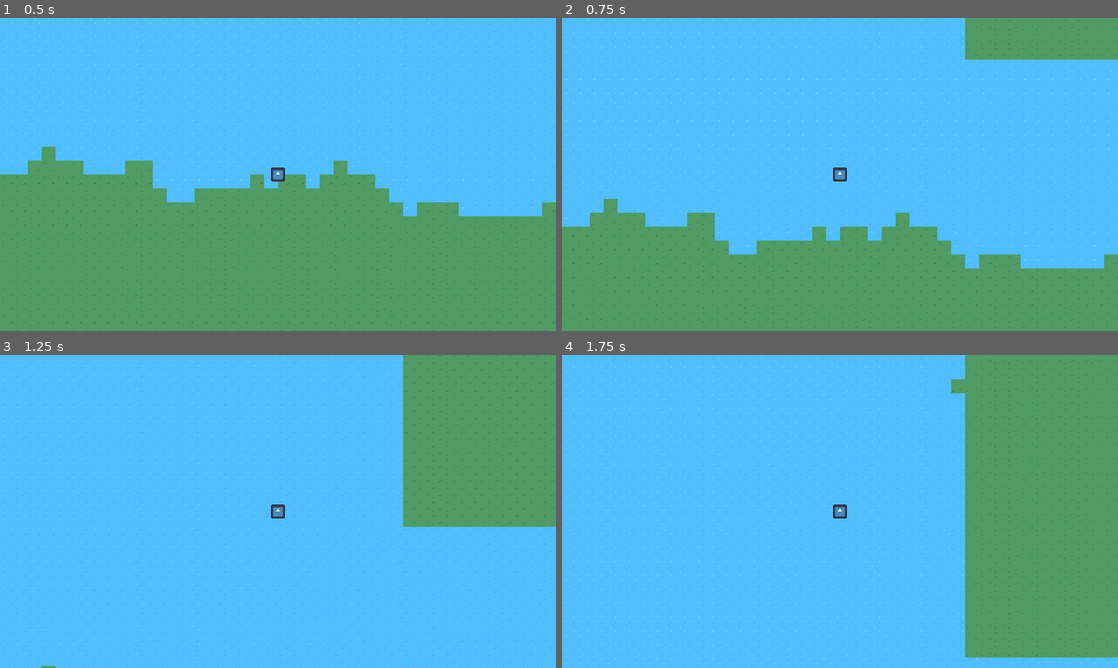
Above: before the commit, frames 1-4 (two rows, left to right).
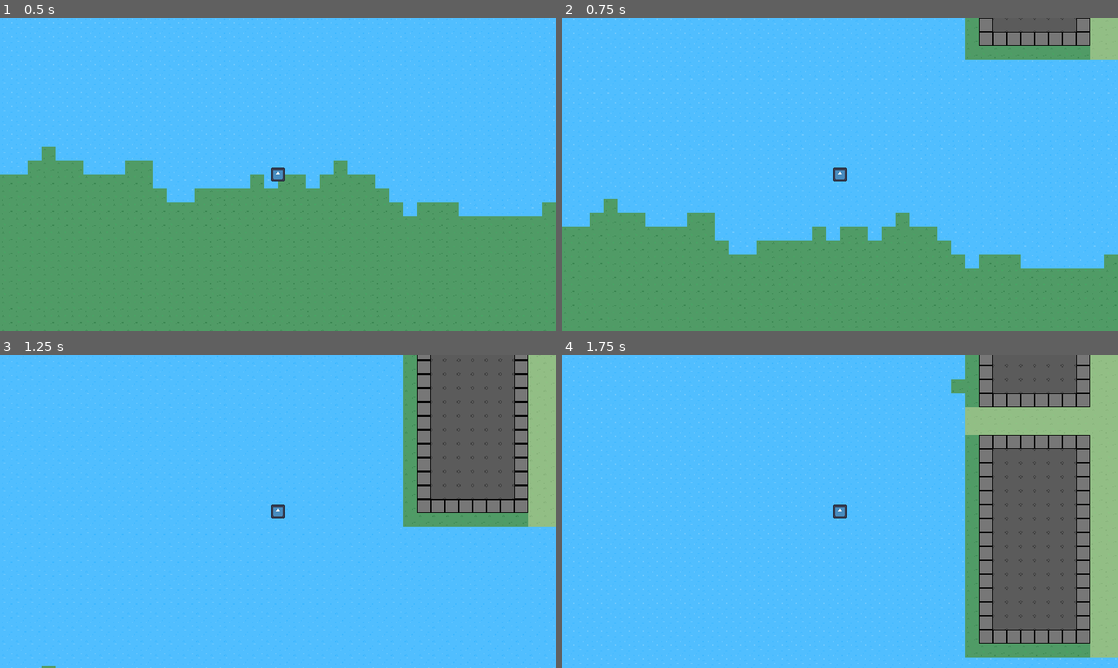
Above: after the commit, the same moments.

Repository: CanadianBlaze34/ProceduralTownSpawner
Game: Godot game, scene res://test/scenes/main.tscn
Same seed, same stepped clock (60 frames per second), same inputs: the game is played once before the commit and once after it. The engine's default icon, where the game draws it, is replaced by a stand-in: a white triangle on a blue panel in a dark square.
Inputs (mouse positions are in pixels of both pictures, inside the frame that each line leads up to):
- Up to frame 1 (0.5 s): no input
- Up to frame 2 (0.75 s): tap Enter at 0.5 s; move the mouse to (812, 237) at 0.52 s; hold Up (walk_up) from 0.53 s (still down); tap Shift at 0.6 s; click (812, 237) at 0.67 s
- Up to frame 3 (1.25 s): keep holding Up (walk_up); tap Tab at 0.8 s
- Up to frame 4 (1.75 s): keep holding Up (walk_up); move the mouse to (1006, 558) at 1.27 s; tap Tab at 1.35 s; click (1006, 558) at 1.42 s; tap Shift at 1.55 s

Frame 1 is identical in both runs. In frame 2, 2.4% of the frame differs, in the area x 75-100%, y 0-14%; in frame 3, 13%; in frame 4, 24%, in the area x 72-100%, y 0-97%.

Commit message:
Scrap L-System generation, using Binary space partitioning
-No longer using L-System to generate paths in towns
-Using Binary space partitioning for town generation
-Paths generate if the partitioned space has a neighbour next to it
-basic box houses generate inside the partitioned space
-Add Utility class

Diff:
--- /dev/null
+++ b/scripts/binary_space_partitioning.gd
@@ -0,0 +1,85 @@
+class_name BinarySpacePartitioning # STATIC
+
+enum SpatialDirections{
+	horizontal, # -
+	vertical,   # |
+}
+
+static func partition(area : Rect2i, splits : int, min_area : Vector2i,
+		ratio : float) -> Array[Rect2i]:
+
+	var areas : Array[Rect2i] = []
+	# areas that are too small to split
+	var add_at_end_areas : Array[Rect2i] = []
+
+	areas.append(area)
+
+	for i in splits:
+
+		var next_areas : Array[Rect2i] = areas.duplicate()
+		areas.clear()
+
+		for current_area in next_areas:
+			var direction : SpatialDirections
+
+			# both split childrens width has enough space to split vertically
+			@warning_ignore("integer_division")
+			var split_vertically : bool = current_area.size.x / 2 > min_area.x
+			# both split childrens height has enough space to split horizontally
+			@warning_ignore("integer_division")
+			var split_horizontally : bool = current_area.size.y / 2 > min_area.y
+			var split_both : bool = split_vertically and split_horizontally
+
+			if split_both:
+				direction = BinarySpacePartitioning._get_preferred_direction(current_area.size, ratio)
+			else:
+				if split_vertically:
+					direction = SpatialDirections.vertical
+				elif split_horizontally:
+					direction = SpatialDirections.horizontal
+				else:
+					# add at the end to prevent doing this multiple times
+					add_at_end_areas.append(current_area)
+					continue
+
+			var split_areas : Array[Rect2i] = BinarySpacePartitioning._split(current_area, min_area, direction)
+			areas.append_array(split_areas)
+
+	areas.append_array(add_at_end_areas)
+
+	return areas
+
+
+static func _get_preferred_direction(area_size : Vector2i, ratio : float = 1.2) -> SpatialDirections:
+
+	# the width or height is way longer than needed compared to the other
+	# split the way longer spatialDirection
+	if area_size.x * ratio > area_size.y:
+		return SpatialDirections.vertical
+	elif area_size.y * ratio > area_size.x:
+		return SpatialDirections.horizontal
+
+	return BinarySpacePartitioning._random_direction()
+
+
+static func _random_direction() -> SpatialDirections:
+	return SpatialDirections.values()[randi() % SpatialDirections.size()]
+
+
+static func _split(area: Rect2i, min_area : Vector2i, direction : SpatialDirections) -> Array[Rect2i]:
+
+	var area1 : Rect2i
+	var area2 : Rect2i
+
+	# pick position orthogonal to the spatial direction
+	match direction:
+		SpatialDirections.horizontal:
+			var split_size_y : int = randi_range(min_area.y, area.size.y - min_area.y)
+			area1 = Rect2i(area.position, Vector2i(area.size.x, split_size_y))
+			area2 = Rect2i(area.position + Vector2i(0, split_size_y), area.size - Vector2i(0, split_size_y))
+		SpatialDirections.vertical:
+			var split_size_x : int = randi_range(min_area.x, area.size.x - min_area.x)
+			area1 = Rect2i(area.position, Vector2i(split_size_x, area.size.y))
+			area2 = Rect2i(area.position + Vector2i(split_size_x, 0), area.size - Vector2i(split_size_x, 0))
+
+	return [area1, area2]
--- a/scripts/house_generation.gd
+++ b/scripts/house_generation.gd
@@ -3,13 +3,62 @@
 @export var floor_tile : TileBase
 @export var wall_tile : TileBase
 
-func generate_house(cell_area : Rect2i, direction : Vector2i) -> Dictionary:
+func generate_houses(areas : Array[Rect2i], cell_area : Rect2i) -> Dictionary:
 	# Dictionary[TileBase, Array[Vector2i]]
 	# Dictionary[TileBase, tile_positions]
 	var tiles : Dictionary = {}
 
+	tiles[wall_tile] = []
+	tiles[floor_tile] = []
+
+#	var direction : Vector2i
+
 	# use direction to make the door way
-	# make a basic square wall
-	# make a square inside the walls for the floor
+	for area in areas:
+		var house_tiles := generate_house(area)
+		tiles[wall_tile].append_array(house_tiles[wall_tile])
+		tiles[floor_tile].append_array(house_tiles[floor_tile])
 
 	return tiles
+
+
+func generate_house(area : Rect2i) -> Dictionary:
+	var tiles : Dictionary = {}
+
+	tiles[wall_tile] = generate_wall(area)
+	tiles[floor_tile] = generate_floor(area)
+
+	return tiles
+
+
+func generate_wall(area: Rect2i) -> PackedVector2Array:
+	# make a square wall
+	var positions := PackedVector2Array()
+	var offset := Vector2i.ONE
+	var wall_area := Rect2i(area.position + offset, area.size - offset - Vector2i.ONE)
+
+	for x in range(wall_area.position.x, wall_area.end.x):
+		positions.append(Vector2(x, wall_area.position.y)) # top, left to right
+		positions.append(Vector2(x, wall_area.end.y - 1))  # bottom, left to right
+
+	for y in range(wall_area.position.y + 1, wall_area.end.y - 1):
+		positions.append(Vector2(wall_area.position.x, y)) # left, below top to above bottom
+		positions.append(Vector2(wall_area.end.x - 1, y))  # right, below top to above bottom
+
+	return positions
+
+
+func generate_floor(area: Rect2i) -> PackedVector2Array:
+	var positions := PackedVector2Array()
+	# make a square wall
+	var offset := Vector2i.ONE
+
+	var wall_area := Rect2i(area.position + offset, area.size - offset - Vector2i.ONE)
+	var floor_area := Rect2i(wall_area.position + offset, wall_area.size - offset - Vector2i.ONE)
+
+	for y in range(floor_area.position.y, floor_area.end.y):
+		for x in range(floor_area.position.x, floor_area.end.x):
+			var position := Vector2(x, y)
+			positions.append(position)
+
+	return positions
--- a/scripts/l_system.gd
+++ b/scripts/l_system.gd
@@ -4,26 +4,36 @@
 class_name LSystem # STATIC
 # L-system or Lindenmayer system
 
+static func generate(axiom : String, rules : Array[Array]) -> String:
 
-static func generate(axiom : String, rules : Array[Array],
+	var sentance : String = ""
+
+#	for rule in rules:
+#		sentance = axiom.replacen(rule[0], rule[1])
+
+	for character in axiom:
+		var found : bool = false
+
+		for rule in rules:
+			if character == rule[0]: # character == identity
+				found = true
+				sentance += rule[1]
+				break
+
+		# character has not been replaced with something else
+		if not found:
+			sentance += character
+
+	return sentance
+
+
+static func generate_generations(axiom : String, rules : Array[Array],
 		generations : int) -> String:
 
 	var sentance : String = axiom
-	var next_sentance : String = ""
 
 	for _iteration in generations:
-		for character in sentance:
-			var found : bool = false
-
-			for rule in rules:
-				if character == rule[0]: # character == identity
-					found = true
-					next_sentance += rule[1]
-					break
-
-			if not found:
-				next_sentance += character
-
+		var next_sentance : String = generate(sentance, rules)
 		sentance = next_sentance
 
 	return sentance
--- a/scripts/path_generator.gd
+++ b/scripts/path_generator.gd
@@ -1,18 +1,32 @@
 class_name PathGenerator # STATIC
 
 
-static func generate() -> String:
+static func border_inner_areas(areas : Array[Rect2i], original_area : Rect2i) -> PackedVector2Array:
+	# generate positions along the border of the BSP_areas if
+	# they aren't on the border of the towns area
 
-	var generations : int = 4
-	var axiom : String = "F"
+	var positions := PackedVector2Array()
 
-	var rule_1 : Array = ["F", "FF+[F-F-F]-[-F+F+F]"]
-	var rules : Array[Array] = [rule_1]
+	for area in areas:
+		# not at the top of the map
+		if area.position.y != original_area.position.y:
+			positions.append_array(Utility.lerp_line(area.position, Vector2(area.end.x, area.position.y)))
 
-	var start := Time.get_ticks_msec()
-	var sentance : String = LSystem.generate(axiom, rules, generations)
-	var duration : float = (Time.get_ticks_msec() - start) / 1000.0
-	print("LSystem Generation duration: %f seconds." % [duration])
+		# not at the bottom of the map
+		if area.end.y != original_area.end.y:
+			# draw the path not on the end of the rect but 1 before the end
+			positions.append_array(Utility.lerp_line(Vector2(area.position.x, area.end.y - 1), area.end - Vector2i(0, 1)))
+
+		# not at the left of the map
+		if area.position.x != original_area.position.x:
+			positions.append_array(Utility.lerp_line(area.position, Vector2(area.position.x, area.end.y)))
+
+		# not at the right of the map
+		if area.end.x != original_area.end.x:
+			# draw the path not on the end of the rect but 1 before the end
+			positions.append_array(Utility.lerp_line(Vector2(area.end.x - 1, area.position.y), area.end - Vector2i(1,0)))
 
 
-	return sentance
+	positions = Utility.remove_duplicates(positions)
+
+	return positions
--- a/scripts/town_generator.gd
+++ b/scripts/town_generator.gd
@@ -9,20 +9,6 @@
 
 const ground_layer : String = "ground"
 const object_layer : String = "object"
-
-func _ready() -> void:
-#	_test()
-	pass
-
-
-func _test() -> void:
-	var chunk_position := Vector2i(0, 0)
-	var spawn_chunk_cell_size := Vector2i(50, 50)
-	var town_and_tiles : Array = generate_town(chunk_position, spawn_chunk_cell_size)
-	var town : Node2D = town_and_tiles[0]
-#	var tiles : Dictionary = town_and_tiles[1]
-	add_child(town)
-
 
 func generate_name() -> String:
 	var name_ : String = "Unamed Town"
@@ -43,16 +29,19 @@
 	var town_area := Rect2i(area.position, collision.shape.size)
 	var cell_area := Rect2i(town_area.position / tile_map.tile_set.tile_size, town_area.size / tile_map.tile_set.tile_size)
 
-#	print("Town Area: ", town_area)
-#	print("Cell Area: ",cell_area)
+
+	# areas used to generate the path tiles and spawn houses
+	var plot_areas : Array[Rect2i] = _generate_areas(cell_area)
 
 	# Dictionary[TileBase, Array[Vector2i]]
 	# Dictionary[TileBase, cell_positions]
 	var grass_tiles : Dictionary = _fill_with_grass(cell_area)
-	var path_tiles : Dictionary = _generate_path(cell_area)
+	var path_tiles : Dictionary = _generate_path(plot_areas, cell_area)
+	var house_tiles : Dictionary = _generate_houses(plot_areas, cell_area)
 
 	var tiles : Dictionary = {
-		ground_layer : grass_tiles,
+		ground_layer : [grass_tiles, path_tiles],
+		object_layer : [house_tiles]
 	}
 
 	town.add_child(area)
@@ -61,16 +50,32 @@
 	return [town, tiles]
 
 
-func _generate_path(cell_area : Rect2i) -> Dictionary:
+func _generate_areas(area : Rect2i) -> Array[Rect2i]:
+	var splits : int = randi_range(3, 5)
+	var min_area := Vector2i.ONE * randi_range(6, 8)
+	var ratio : float = randf_range(1.2, 1.4)
+	var BSP_areas : Array[Rect2i] = BinarySpacePartitioning.partition(area, splits, min_area, ratio)
+	return BSP_areas
+
+
+func _generate_path(areas : Array[Rect2i], cell_area : Rect2i) -> Dictionary:
 	var path_tiles : Dictionary = {} # Dictionary[TileBase, Array[Vector2i]]
 
 	path_tiles[_path_tile] = []
 
-	var sentenace : String = PathGenerator.generate()
-	print(sentenace)
+	var positions : PackedVector2Array = PathGenerator.border_inner_areas(areas, cell_area)
+
+	for position_ in positions:
+		path_tiles[_path_tile].append(Vector2i(position_))
 
 	return path_tiles
 
+func _generate_houses(areas : Array[Rect2i], cell_area : Rect2i) -> Dictionary:
+	var house_tiles : Dictionary # Dictionary[TileBase, Array[Vector2i]]
+
+	house_tiles = house_generation.generate_houses(areas, cell_area)
+
+	return house_tiles
 
 func _fill_with_grass(cell_area : Rect2i) -> Dictionary:
 	var grass_tiles : Dictionary = {} # Dictionary[TileBase, Array[Vector2i]]
--- a/scripts/town_spawner.gd
+++ b/scripts/town_spawner.gd
@@ -31,16 +31,18 @@
 
 func _place_town_tiles(tiles : Dictionary) -> void:
 	# parameters should have the tiles to place and the layers to place the tiles in
-	tile_placement.place_tiles(tiles[ground_layer], ground_layer)
-#	tile_placement.place_tiles(tiles[object_layer], object_layer)
-	pass
+	for ground_tiles in tiles[ground_layer]:
+		tile_placement.place_tiles(ground_tiles, ground_layer)
+	for objects_tiles in tiles[object_layer]:
+		tile_placement.place_tiles(objects_tiles, object_layer)
 
 
 func _remove_town_tiles(tiles : Dictionary) -> void:
 	# parameters should have the tiles to place and the layers to place the tiles in
-	tile_placement.remove_tiles(tiles[ground_layer], ground_layer)
-#	tile_placement.remove_tiles(tiles[object_layer], object_layer)
-	pass
+	for ground_tiles in tiles[ground_layer]:
+		tile_placement.remove_tiles(ground_tiles, ground_layer)
+	for objects_tiles in tiles[object_layer]:
+		tile_placement.remove_tiles(objects_tiles, object_layer)
 
 
 func _spawn_towns(visible_chunk_area : Rect2i) -> void:
@@ -51,7 +53,7 @@
 			var chunk_position := Vector2i(x, y)
 
 			if town_at(chunk_position) and not chunk_position in towns:
-				print("add town to chunk: %v" % chunk_position)
+				print("add town to chunk: (%d, %d)." % [chunk_position.x, chunk_position.y])
 
 				var town_and_tiles : Array = town_generator.generate_town(chunk_position, spawn_chunk_cell_size)
 				var town : Node2D = town_and_tiles[0]
@@ -67,7 +69,7 @@
 	# remove towns in non-visible chunks
 	for chunk_position in towns.keys():
 		if not visible_chunk_area.has_point(chunk_position):
-			print("remove town from chunk: %v" % chunk_position)
+			print("remove town from chunk: (%d, %d)." % [chunk_position.x, chunk_position.y])
 
 			var town = towns[chunk_position][0]
 			var tiles = towns[chunk_position][1]
--- /dev/null
+++ b/scripts/utility.gd
@@ -0,0 +1,23 @@
+class_name Utility # STATIC
+
+static func remove_duplicates(array: Array) -> Array:
+	# https://ask.godotengine.org/61280/how-to-delete-reoccurring-values-from-a-list
+	var unique: Array = []
+
+	for item in array:
+		if not unique.has(item):
+			unique.append(item)
+
+	return unique
+
+
+static func lerp_line(start: Vector2, end: Vector2) -> PackedVector2Array:
+	var line := PackedVector2Array()
+	var distance : float = start.distance_to(end)
+	var one_over_distance : float = 1.0 / distance
+
+	for t in range(0, distance, 1):
+		var position = start.lerp(end, t * one_over_distance)
+		line.append(position)
+
+	return line
--- a/test/scenes/main.tscn
+++ b/test/scenes/main.tscn
@@ -1,30 +1,30 @@
 [gd_scene load_steps=18 format=3 uid="uid://medvp812sviv"]
 
-[ext_resource type="Script" path="res://test/scripts/main.gd" id="1_qbleb"]
-[ext_resource type="PackedScene" uid="uid://3gk86d65v0xm" path="res://test/scenes/terrain_map.tscn" id="2_d3bw1"]
-[ext_resource type="TileSet" uid="uid://dd4yhc7ie4xkg" path="res://test/resources/tile_set.tres" id="3_nd0xq"]
-[ext_resource type="Resource" uid="uid://ddffuth882b12" path="res://test/resources/Tiles/grass_tile.tres" id="4_eagig"]
-[ext_resource type="Resource" uid="uid://cqiyllnyrm467" path="res://test/resources/Tiles/water_tile.tres" id="5_3mohe"]
-[ext_resource type="PackedScene" uid="uid://k7lesi0dky3d" path="res://test/scenes/player.tscn" id="6_yl6ya"]
-[ext_resource type="Script" path="res://test/scripts/quit.gd" id="7_bidtx"]
-[ext_resource type="Script" path="res://scripts/town_spawner.gd" id="8_pyc6v"]
-[ext_resource type="FastNoiseLite" uid="uid://bf1q2skx4l2e0" path="res://test/resources/Noise/random.tres" id="9_tb8h5"]
-[ext_resource type="Script" path="res://scripts/town_generator.gd" id="10_eabfl"]
-[ext_resource type="Resource" uid="uid://cce8y71mvatcc" path="res://test/resources/Tiles/path_tile.tres" id="11_1bi4l"]
-[ext_resource type="Script" path="res://scripts/tile_placement.gd" id="12_rd5ei"]
-[ext_resource type="Script" path="res://test/scripts/camera_zoom.gd" id="13_hblat"]
-[ext_resource type="Script" path="res://scripts/house_generation.gd" id="14_ukw0b"]
-[ext_resource type="Resource" uid="uid://c48slki20fqwg" path="res://test/resources/Tiles/wood_floor_tile.tres" id="15_j2587"]
-[ext_resource type="Resource" uid="uid://dosojsho04ptq" path="res://test/resources/Tiles/wood_wall_tile.tres" id="16_0e0vm"]
+[ext_resource type="Script" path="res://test/scripts/main.gd" id="1_iy00a"]
+[ext_resource type="PackedScene" uid="uid://3gk86d65v0xm" path="res://test/scenes/terrain_map.tscn" id="2_u3lll"]
+[ext_resource type="TileSet" uid="uid://dd4yhc7ie4xkg" path="res://test/resources/tile_set.tres" id="3_7ggfv"]
+[ext_resource type="Resource" uid="uid://ddffuth882b12" path="res://test/resources/Tiles/grass_tile.tres" id="4_oorol"]
+[ext_resource type="Resource" uid="uid://cqiyllnyrm467" path="res://test/resources/Tiles/water_tile.tres" id="5_1o1in"]
+[ext_resource type="PackedScene" uid="uid://k7lesi0dky3d" path="res://test/scenes/player.tscn" id="6_eob5x"]
+[ext_resource type="Script" path="res://test/scripts/camera_zoom.gd" id="7_8p7ft"]
+[ext_resource type="Script" path="res://test/scripts/quit.gd" id="8_4ppxh"]
+[ext_resource type="Script" path="res://scripts/town_spawner.gd" id="9_ygoew"]
+[ext_resource type="FastNoiseLite" uid="uid://bf1q2skx4l2e0" path="res://test/resources/Noise/random.tres" id="10_ehdif"]
+[ext_resource type="Script" path="res://scripts/town_generator.gd" id="11_d77yb"]
+[ext_resource type="Resource" uid="uid://cce8y71mvatcc" path="res://test/resources/Tiles/path_tile.tres" id="12_sh1j0"]
+[ext_resource type="Script" path="res://scripts/tile_placement.gd" id="13_ubyps"]
+[ext_resource type="Script" path="res://scripts/house_generation.gd" id="14_6d4et"]
+[ext_resource type="Resource" uid="uid://c48slki20fqwg" path="res://test/resources/Tiles/wood_floor_tile.tres" id="15_dt8y5"]
+[ext_resource type="Resource" uid="uid://dosojsho04ptq" path="res://test/resources/Tiles/wood_wall_tile.tres" id="16_orruv"]
 
 [sub_resource type="FastNoiseLite" id="FastNoiseLite_ienwp"]
 frequency = 0.015
 
 [node name="Main" type="Node2D"]
-script = ExtResource("1_qbleb")
+script = ExtResource("1_iy00a")
 
-[node name="TerrainMap" parent="." instance=ExtResource("2_d3bw1")]
-tile_set = ExtResource("3_nd0xq")
+[node name="TerrainMap" parent="." instance=ExtResource("2_u3lll")]
+tile_set = ExtResource("3_7ggfv")
 layer_0/name = "gen"
 layer_1/name = "ground"
 layer_1/enabled = true
@@ -41,44 +41,43 @@
 layer_2/z_index = 0
 layer_2/tile_data = PackedInt32Array()
 _noise = SubResource("FastNoiseLite_ienwp")
-_grass_tile = ExtResource("4_eagig")
-_water_tile = ExtResource("5_3mohe")
+_grass_tile = ExtResource("4_oorol")
+_water_tile = ExtResource("5_1o1in")
 
-[node name="Player" parent="." instance=ExtResource("6_yl6ya")]
+[node name="Player" parent="." instance=ExtResource("6_eob5x")]
 motion_mode = 1
 
 [node name="Camera2D" type="Camera2D" parent="Player"]
 
+[node name="CameraZoom" type="Node" parent="Player/Camera2D"]
+script = ExtResource("7_8p7ft")
+
 [node name="Quit" type="Node" parent="."]
-script = ExtResource("7_bidtx")
+script = ExtResource("8_4ppxh")
 
 [node name="TownSpawner" type="Node2D" parent="." node_paths=PackedStringArray("town_generator", "tile_placement")]
-script = ExtResource("8_pyc6v")
+script = ExtResource("9_ygoew")
 spawn_chance = 0.5
 town_generator = NodePath("../TownGenerator")
 tile_placement = NodePath("../TilePlacement")
-random = ExtResource("9_tb8h5")
+random = ExtResource("10_ehdif")
 
 [node name="TownGenerator" type="Node" parent="." node_paths=PackedStringArray("tile_map", "house_generation")]
-script = ExtResource("10_eabfl")
-_grass_tile = ExtResource("4_eagig")
-_water_tile = ExtResource("5_3mohe")
-_path_tile = ExtResource("11_1bi4l")
+script = ExtResource("11_d77yb")
+_grass_tile = ExtResource("4_oorol")
+_water_tile = ExtResource("5_1o1in")
+_path_tile = ExtResource("12_sh1j0")
 tile_map = NodePath("../TerrainMap")
 house_generation = NodePath("../HouseGeneration")
-random = ExtResource("9_tb8h5")
+random = ExtResource("10_ehdif")
 
 [node name="TilePlacement" type="Node" parent="." node_paths=PackedStringArray("tile_map")]
-script = ExtResource("12_rd5ei")
+script = ExtResource("13_ubyps")
 tile_map = NodePath("../TerrainMap")
-_grass_tile = ExtResource("4_eagig")
-_water_tile = ExtResource("5_3mohe")
-
-[node name="CameraZoom" type="Node" parent="." node_paths=PackedStringArray("_camera")]
-script = ExtResource("13_hblat")
-_camera = NodePath("../Player/Camera2D")
+_grass_tile = ExtResource("4_oorol")
+_water_tile = ExtResource("5_1o1in")
 
 [node name="HouseGeneration" type="Node" parent="."]
-script = ExtResource("14_ukw0b")
-floor_tile = ExtResource("15_j2587")
-wall_tile = ExtResource("16_0e0vm")
+script = ExtResource("14_6d4et")
+floor_tile = ExtResource("15_dt8y5")
+wall_tile = ExtResource("16_orruv")
--- a/test/scripts/camera_zoom.gd
+++ b/test/scripts/camera_zoom.gd
@@ -1,11 +1,32 @@
 class_name CameraZoom extends Node
 
 @export_category("Camera Zooming")
-@export var _camera : Node
-@export var _speed : float = 0.05
-@export var _clamp := Vector2(0.25, 8.0)
+@export var camera : Camera2D
+@export var slow_speed : float = 0.25
+@export var min_zoom : float = 0.01
+@export var max_zoom : float = 8.0
+
+@export_category("Controls")
+@export var slow_zoom_key : Key = KEY_SHIFT
+@export var toggle_zoom_key : Key = KEY_TAB
+
 
 var can_zoom : bool = true
+var slow_zoom : bool = false
+
+
+func _ready() -> void:
+	_set_camera()
+
+
+func _set_camera() -> void:
+	if not camera:
+		var parent : Node = get_parent()
+		if parent is Camera2D:
+			camera = parent as Camera2D
+			push_warning("%ss parent has been set as the camera on ready." % [name])
+		else:
+			push_error("%ss camera is null." % [name])
 
 
 func _unhandled_input(event : InputEvent) -> void:
@@ -18,30 +39,72 @@
 	_zoom(event)
 
 
+func _process(_delta: float) -> void:
+	_slow_zoom()
+
+
+func _slow_zoom() -> void:
+	# slow zooming speed while the shift key is being pressed
+	slow_zoom = Input.is_key_pressed(slow_zoom_key)
+
+
 func _flip_zooming(event : InputEvent) -> void:
 	if event is InputEventKey:
-		if event.keycode == KEY_TAB and event.pressed:
+		if event.keycode == toggle_zoom_key and event.pressed:
 			can_zoom = !can_zoom
 
 
 func _zoom(event : InputEvent) -> void:
+	var zoom_direction : int = 0
+	var slow_zoom : bool = false
+
 	if event is InputEventMouseButton:
-		var direction : int = 0
+		var scroll := event as InputEventMouseButton
 
-		if event.button_index == MOUSE_BUTTON_WHEEL_UP:
-			direction = 1
-		elif event.button_index == MOUSE_BUTTON_WHEEL_DOWN:
-			direction = -1
+		if scroll.button_index == MOUSE_BUTTON_WHEEL_UP:
+			# Mouse wheel scrolled up, zooming in, toward the max_zoom
+			# things in the visible area get bigger, can see less area
+			zoom_direction = 1
+			# camera can zoom in
+			if camera.get_zoom().x >= max_zoom:
+#				print("cant scroll up, zoom in more than the max_zoom.")
+				return
+			else:
+#				print("scrolling up, zooming in.")
+				pass
+		elif scroll.button_index == MOUSE_BUTTON_WHEEL_DOWN:
+			# Mouse wheel scrolled down, zooming out, toward the min_zoom
+			# things in the visible area get smaller, can see more area
+			zoom_direction = -1
+			# camera can zoom out
+			if camera.get_zoom().x <= min_zoom:
+#				print("cant scroll down, zoom out less than the min_zoom.")
+				return
+			else:
+#				print("scrolling down, zooming out.")
+				pass
 
-		if direction != 0:
-			_camera.zoom = _calculate_zoom(direction, _clamp, _speed, _camera.zoom)
+	# mouse wheel has been scrolled
+	if zoom_direction:
+		_calculate_zoom(zoom_direction)
 
 
-func _calculate_zoom(direction : int, clamp_ : Vector2, speed : float, old_zoom : Vector2) -> Vector2:
-	var new_zoom : float = old_zoom.x + direction * speed
-	new_zoom = clamp(new_zoom, clamp_.x, clamp_.y)
-	return new_zoom * Vector2.ONE
+func _calculate_zoom(zoom_direction : int) -> void:
+	var current_zoom : float = camera.get_zoom().x
+
+	# Slow down the zooming as it approaches the limits
+	# slow down zoom even more when the shift button is being held
+	var zoom_factor : float =(
+		(current_zoom / (max_zoom - min_zoom))
+		* (slow_speed if slow_zoom else 1.0)
+	)
+
+	var next_zoom = current_zoom + zoom_direction * zoom_factor
+	next_zoom = clamp(next_zoom, min_zoom, max_zoom)
+
+	# Set the new zoom level
+	camera.set_zoom(next_zoom * Vector2.ONE)
 
 
 func reset_zoom() -> void:
-	_camera.zoom = Vector2.ONE
+	camera.zoom = Vector2.ONE
Not shown: 1 places in test/resources/tile_set.tres that only renumber resources
Not shown: 3 places in test/scenes/example_town_scene.tscn that only renumber resources
